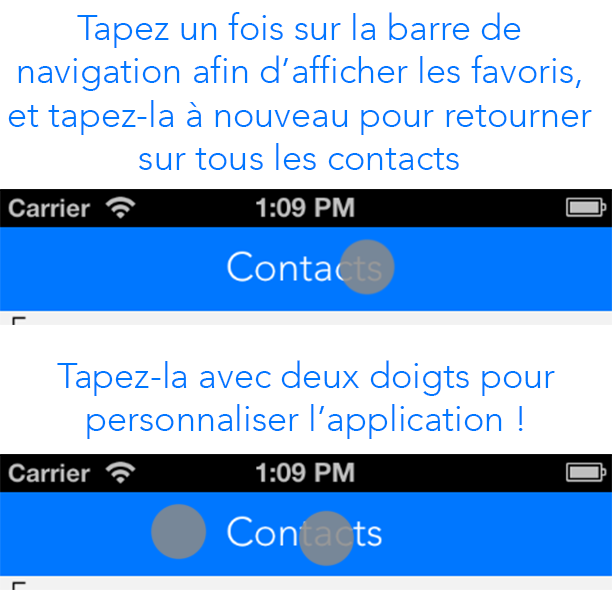
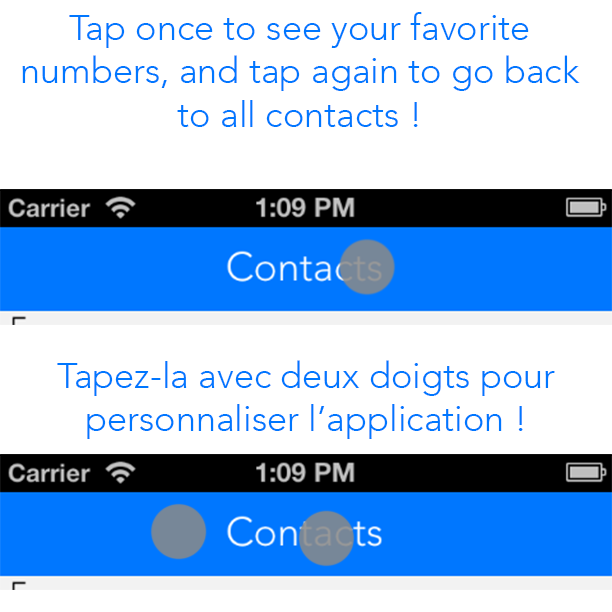
Revision of a layered 612px x 612px image; what changed, layer by layer:
renamed "Tapez un fois sur la barre de navigation afin d’afficher les fa" to "Tap once to see your favorite numbers, and tap again to go back", painted on it over [8, 12, 592, 170]
